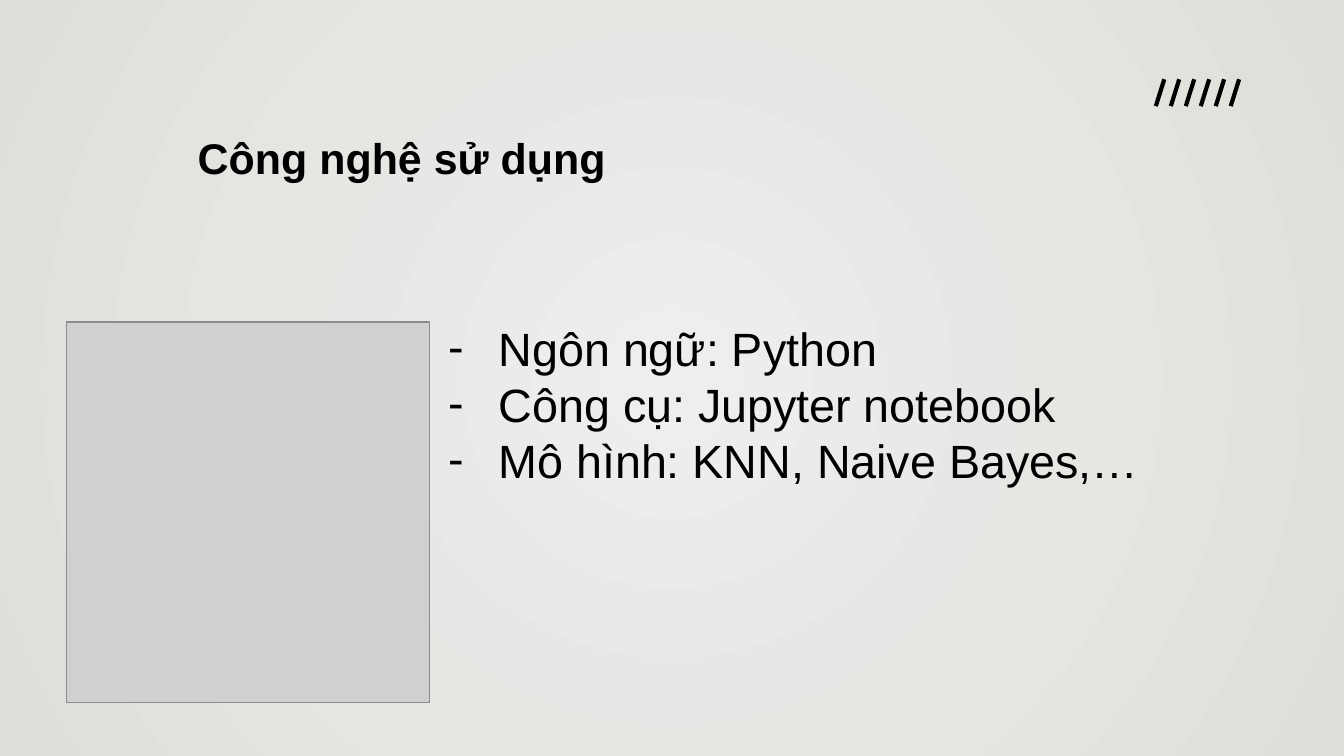
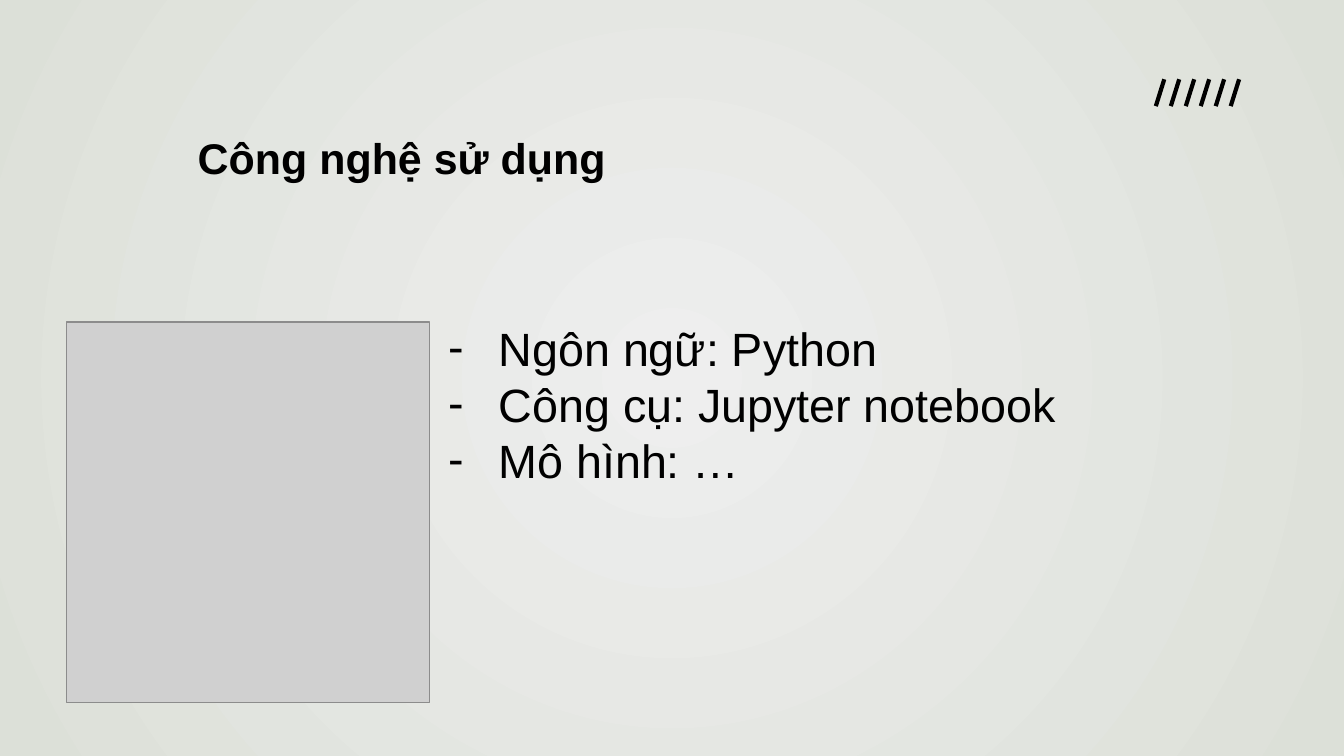
Before and after one commit to duongtanton/NP-KHDL-Gr9, a slide deck: slide 7 of group09.pptx. Drawn at 1344x756 pixels with LibreOffice and Linux fonts; fonts in the diff are those of the drawing; grey boxes stand for pictures. Boxes give left, top, right and bottom in pixels: in the first picture for what was removed or moved away, otherwise in the second. Text is boxed around its words. In the diff, an @@ line names an element or a change of style, - is before the commit and + after.

```diff
--- a/group09.pptx
+++ b/group09.pptx
@@ subtitle at box(499, 443, 680, 479): text changed @@
-– Mô hình: KNN, Naive Bayes,…
+– Mô hình: …
```
Also in this commit, not shown: 3 other slides changed, 28 slides added.
